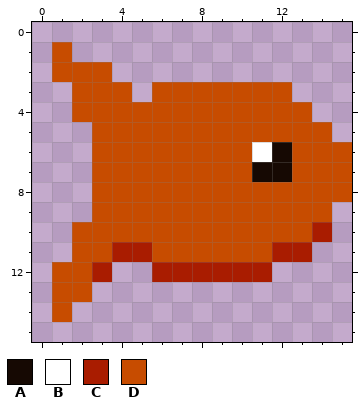
Two states of a pixel-art sprite, Assets/sprites/player/fish_swim_2.png. The first picture shows the starting point.
The file is 16x16 pixels.
Palette (. is transparent): A #160903  B #ffffff  C #a91c00  D #c74c00
Pixels before, first column x 1:
 1 D..............
 2 DDD............
 3 .DDD.DDDDDDD...
 4 .DDDDDDDDDDDD..
 5 ..DDDDDDDDDDDD.
 6 ..DDDDDDDDBADDD
 7 ..DDDDDDDDAADDD
 8 ..DDDDDDDDDDDDD
 9 ..DDDDDDDDDDDD.
10 .DDDDDDDDDDDDC.
11 .DDCCDDDDDDCC..
12 DDC..CCCCCC....
13 DD.............
14 D..............
After the commit:
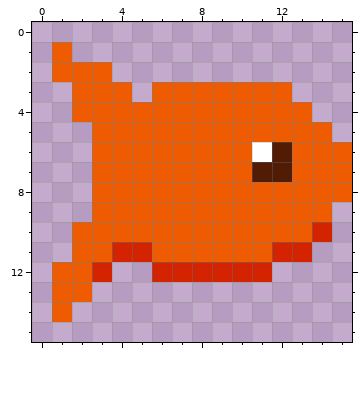
The exact change:
{"colour":"A","old":"#160903","new":"#521c04"}
{"colour":"C","old":"#a91c00","new":"#d42300"}
{"colour":"D","old":"#c74c00","new":"#ee5b00"}
{"label":"changed","picture_box":[52,42,352,322]}
